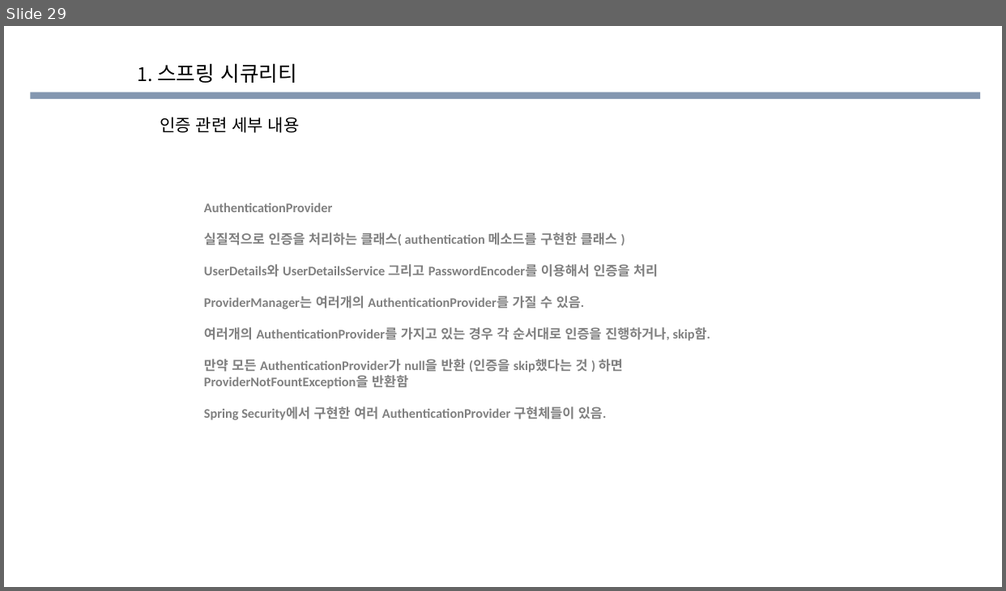
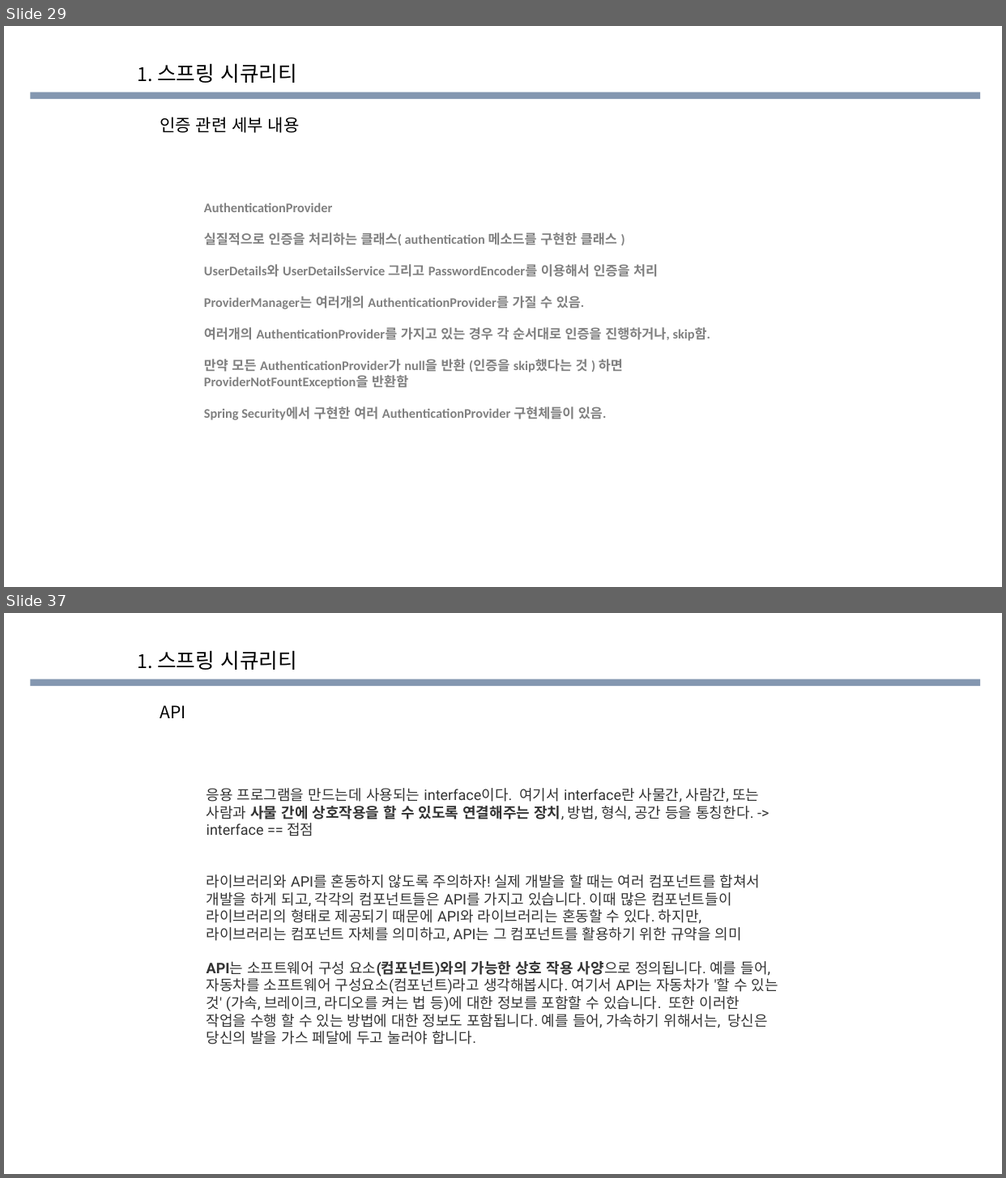
Before and after one commit to eongss/testproject, a slide deck: 소스코드 공부한거.pptx. Shown one above the other, each under a label of ours: slide 29 before the commit, slides 29 and 37 after it; the slides between them are not shown. The pictures are 1006x591 and 1006x1178 pixels, drawn with LibreOffice and Linux fonts; fonts in the diff are those of the drawing; background and template pictures are left out. Boxes give left, top, right and bottom in pixels: in the first picture for what was removed or moved away, otherwise in the second. Text is boxed around its words. In the diff, an @@ line names an element or a change of style, - is before the commit and + after.

```diff
--- a/소스코드 공부한거.pptx
+++ b/소스코드 공부한거.pptx
@@ slide 37 added at bbox=[4, 613, 1002, 1174], background picture (left out); not listed: 1 template element that a slide beside it also shows @@
@@ text added at bbox=[138, 650, 297, 670], 20 pt, text #000000 @@
+1. 스프링 시큐리티
@@ text added at bbox=[160, 705, 185, 718], 16.3 pt, text #000000 @@
+API
@@ text added at bbox=[206, 788, 759, 836], 14 pt, text #333333 @@
+응용 프로그램을 만드는데 사용되는 interface이다. 여기서 interface란 사물간, 사람간, 또는 사람과 사물 간에 상호작용을 할 수 있도록 연결해주는 장치, 방법, 형식, 공간 등을 통칭한다. -> interface == 접점
@@ text added at bbox=[206, 875, 761, 942], 14 pt, text #333333 @@
+라이브러리와 API를 혼동하지 않도록 주의하자! 실제 개발을 할 때는 여러 컴포넌트를 합쳐서 개발을 하게 되고, 각각의 컴포넌트들은 API를 가지고 있습니다. 이때 많은 컴포넌트들이 라이브러리의 형태로 제공되기 때문에 API와 라이브러리는 혼동할 수 있다. 하지만, 라이브러리는 컴포넌트 자체를 의미하고, API는 그 컴포넌트를 활용하기 위한 규약을 의미
@@ text added at bbox=[206, 961, 778, 1045], 14 pt, text #333333 @@
+API는 소프트웨어 구성 요소(컴포넌트)와의 가능한 상호 작용 사양으로 정의됩니다. 예를 들어, 자동차를 소프트웨어 구성요소(컴포넌트)라고 생각해봅시다. 여기서 API는 자동차가 '할 수 있는 것' (가속, 브레이크, 라디오를 켜는 법 등)에 대한 정보를 포함할 수 있습니다. 또한 이러한 작업을 수행 할 수 있는 방법에 대한 정보도 포함됩니다. 예를 들어, 가속하기 위해서는, 당신은 당신의 발을 가스 페달에 두고 눌러야 합니다.
```
Also in this commit, not shown: 3 slides changed, 13 other slides added, 4 other files.
